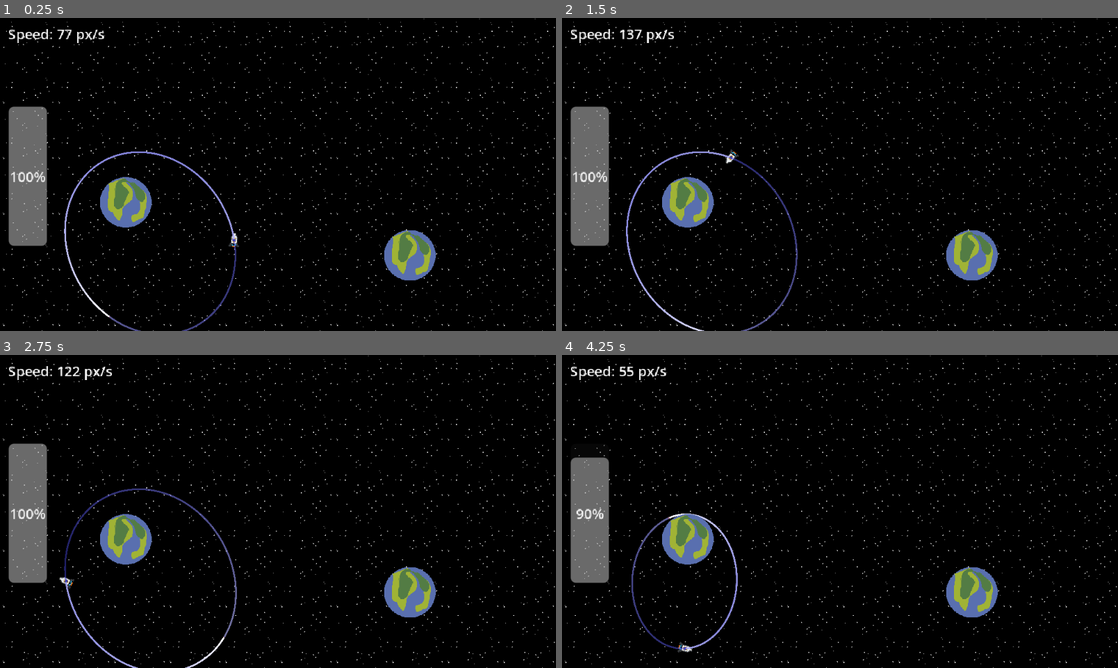
Above: before the commit, frames 1-4 (two rows, left to right).
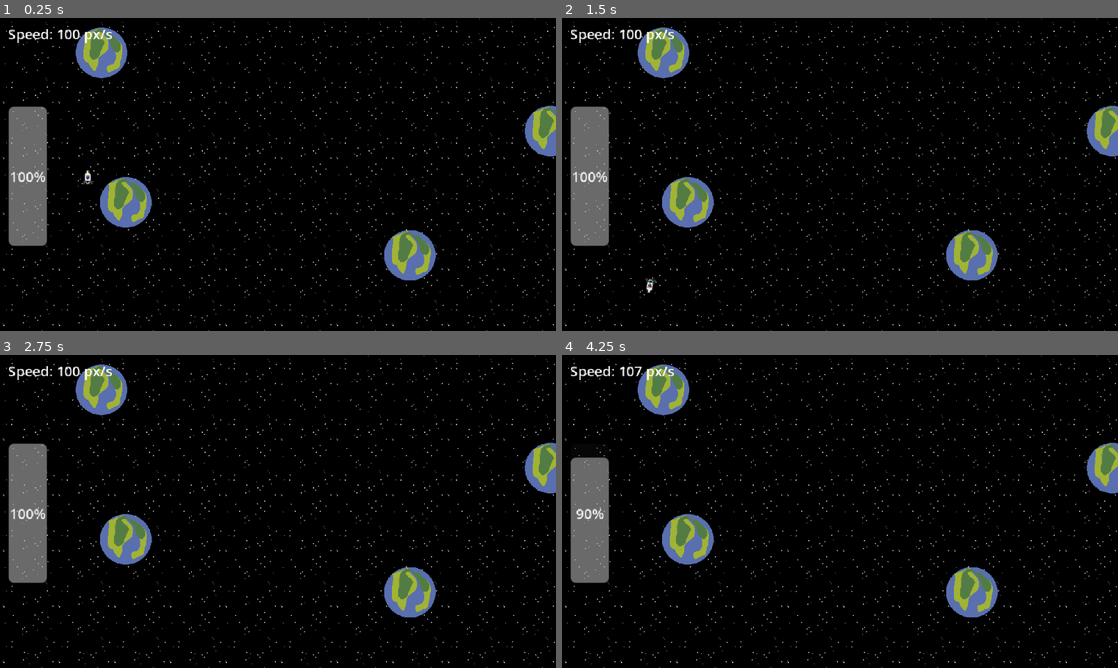
Above: after the commit, the same moments.

Repository: herboh/nBody
Game: Godot game, scene res://scene/main.tscn
Two runs of this game, one before a commit and one after it. Both use one fixed random seed, a clock stepped at 60 frames per second and the inputs below.
Inputs:
- Up to frame 1 (0.25 s): no input
- Up to frame 2 (1.5 s): hold Right (turn_right) 0.53-1.28 s; hold Left (turn_left) from 1.28 s (still down)
- Up to frame 3 (2.75 s): release Left (turn_left) at 2.03 s; hold Right (turn_right) from 2.03 s (still down)
- Up to frame 4 (4.25 s): release Right (turn_right) at 2.78 s; hold Space (thrust) 2.78-3.53 s; hold Left (turn_left) from 3.53 s (still down)

The runs differ from the first frame. In frame 1, 2.8% of the frame differs, in the area x 10-100%, y 2-100%; in frame 2, 2.7%; in frame 3, 2.6%; in frame 4, 2.6%.
Error after the commit: Invalid call. Nonexistent function 'get_mass' in base 'StaticBody2D (planet.tscn::GDScript_mgll2)'. (res://script/OrbitalPhysics.gd:163)

Commit message:
cleaned up - but broken - revert for messy + functional

Diff:
--- a/scene/main.tscn
+++ b/scene/main.tscn
@@ -6,6 +6,7 @@
 [ext_resource type="PackedScene" uid="uid://eqv106qo08fm" path="res://scene/planet.tscn" id="3_brvut"]
 [ext_resource type="Script" uid="uid://cd0kmh7fxfeko" path="res://script/OrbitDebug.gd" id="4_brvut"]
 [ext_resource type="Script" uid="uid://ccey22v3wjvvc" path="res://script/TrajectoryLine.gd" id="5_4j5ol"]
+[ext_resource type="Script" uid="uid://8v5m3eriooar" path="res://script/UI.gd" id="7_p1hux"]
 
 [node name="Main" type="Node2D"]
 
@@ -38,10 +39,17 @@
 [node name="Planet2" parent="SolarSystem" instance=ExtResource("3_brvut")]
 position = Vector2(144, 212)
 
+[node name="Planet3" parent="SolarSystem" instance=ExtResource("3_brvut")]
+position = Vector2(116, 40)
+
+[node name="Planet4" parent="SolarSystem" instance=ExtResource("3_brvut")]
+position = Vector2(633, 130)
+
 [node name="Camera2D" type="Camera2D" parent="."]
 position = Vector2(320, 180)
 
 [node name="UI" type="CanvasLayer" parent="."]
+script = ExtResource("7_p1hux")
 
 [node name="Fuel" type="ProgressBar" parent="UI"]
 custom_minimum_size = Vector2(20, 20)
--- a/script/OrbitalPhysics.gd
+++ b/script/OrbitalPhysics.gd
@@ -1,10 +1,28 @@
+# OrbitalPhysics.gd - Streamlined physics + orbital analysis
 extends Node
 
-# Simplified Orbital Physics System
-const GRAVITY_CONSTANT: float = 1000.0
+# === CORE PHYSICS CONSTANTS ===
+const GRAVITY_CONSTANT: float = 200.0
 const MIN_DISTANCE: float = 2.0
-const SOFTENING_FACTOR: float = 12.0
-
+
+# Gravity influence system
+const INFLUENCE_RADIUS_MULTIPLIER: float = 3.5
+const GRAVITY_FALLOFF_RATE: float = 0.8
+
+# Orbital classification thresholds
+const STABLE_ECCENTRICITY_THRESHOLD: float = 0.2
+const ELLIPTICAL_ECCENTRICITY_THRESHOLD: float = 0.8
+const CRASH_RADIUS_MULTIPLIER: float = 1.5
+const STABLE_DISTANCE_MULTIPLIER: float = 3.0
+const SAFE_PERIAPSIS_MULTIPLIER: float = 2.0
+
+# Analysis caching (built-in OrbitalAnalyzer functionality)
+const POSITION_THRESHOLD: float = 5.0
+const VELOCITY_THRESHOLD: float = 10.0
+const MIN_ANALYSIS_INTERVAL: float = 0.1
+const MAX_ANALYSIS_INTERVAL: float = 1.0
+
+# === DATA STRUCTURES ===
 enum OrbitalState { UNKNOWN, STABLE, ELLIPTICAL, DECAY, ESCAPE }
 
 class OrbitalData:
@@ -15,8 +33,19 @@
 	var primary: Node2D = null
 	var is_stable: bool = false
 
+# === ORBITAL ANALYSIS CACHE ===
+var _cached_orbital_data: OrbitalData
+var _last_analysis_position: Vector2
+var _last_analysis_velocity: Vector2
+var _last_analysis_time: float = 0.0
+
+func _ready():
+	_cached_orbital_data = OrbitalData.new()
+
+# === CORE PHYSICS FUNCTIONS ===
+
 func get_gravity_at(pos: Vector2, sources: Array) -> Vector2:
-	"""Calculate gravitational acceleration with distance-based influence limiting"""
+	"""Calculate gravitational acceleration at position"""
 	var accel := Vector2.ZERO
 
 	for source in sources:
@@ -24,34 +53,102 @@
 			continue
 
 		var delta: Vector2 = source.global_position - pos
-		var dist: float = delta.length()
-		dist = max(dist, MIN_DISTANCE)
-
-		# Get planet radius for influence calculation
-		var planet_radius: float = 50.0
-		if source.has_method("get_radius"):
-			planet_radius = source.get_radius()
-		elif "radius" in source:
-			planet_radius = source.radius
-
-		# Define influence radius (3-4x planet radius for local dominance)
-		var influence_radius: float = planet_radius * 3.5
-
-		# Calculate base gravity
-		var base_acceleration: float = GRAVITY_CONSTANT * source.mass / (dist * dist)
-
-		# Apply smooth falloff beyond influence radius
+		var dist: float = max(delta.length(), MIN_DISTANCE)
+
+		var planet_radius: float = source.get_radius()
+		var planet_mass: float = source.get_mass()
+		var influence_radius: float = planet_radius * INFLUENCE_RADIUS_MULTIPLIER
+
+		# Base gravity with smooth falloff
+		var base_acceleration: float = GRAVITY_CONSTANT * planet_mass / (dist * dist)
 		var influence_factor: float = 1.0
+
 		if dist > influence_radius:
-			# Smooth exponential falloff beyond influence radius
 			var excess_distance: float = dist - influence_radius
-			var falloff_rate: float = 7  # Adjust this for how quickly gravity fades
-			influence_factor = exp(-falloff_rate * excess_distance)
-
-		var acceleration_magnitude: float = base_acceleration * influence_factor
-		accel += delta.normalized() * acceleration_magnitude
+			influence_factor = exp(-GRAVITY_FALLOFF_RATE * excess_distance)
+
+		accel += delta.normalized() * base_acceleration * influence_factor
 
 	return accel
+
+func predict_trajectory_verlet(pos: Vector2, vel: Vector2, sources: Array, total_time: float, steps: int) -> PackedVector2Array:
+	"""Predict trajectory using Velocity-Verlet integration"""
+	var points: PackedVector2Array = PackedVector2Array()
+	points.append(pos)
+
+	if steps <= 0 or total_time <= 0:
+		return points
+
+	var dt: float = total_time / float(steps)
+	var current_pos: Vector2 = pos
+	var current_vel: Vector2 = vel
+	var current_accel: Vector2 = get_gravity_at(current_pos, sources)
+
+	for i in range(steps):
+		# Velocity-Verlet step
+		current_pos += current_vel * dt + 0.5 * current_accel * dt * dt
+		var new_accel: Vector2 = get_gravity_at(current_pos, sources)
+		current_vel += 0.5 * (current_accel + new_accel) * dt
+		current_accel = new_accel
+
+		points.append(current_pos)
+
+		# Check for collisions
+		for source in sources:
+			if not source:
+				continue
+			var collision_radius: float = source.get_radius() * 0.5
+			if (current_pos - source.global_position).length() < collision_radius:
+				return points
+
+	return points
+
+func place_in_orbit(body: RigidBody2D, planet: Node2D, radius: float) -> void:
+	"""Place body in circular orbit around planet"""
+	body.global_position = planet.global_position + Vector2.LEFT * radius
+	var speed: float = sqrt(GRAVITY_CONSTANT * planet.get_mass() / radius)
+	body.linear_velocity = Vector2.UP * speed
+
+# === ORBITAL ANALYSIS WITH CACHING ===
+
+func should_update_analysis(ship_pos: Vector2, ship_vel: Vector2) -> bool:
+	"""Check if orbital analysis needs updating"""
+	var time_now = Time.get_unix_time_from_system()
+	var time_elapsed = time_now - _last_analysis_time
+
+	# Force update after max interval
+	if time_elapsed > MAX_ANALYSIS_INTERVAL:
+		return true
+
+	# Skip if minimum interval hasn't passed
+	if time_elapsed < MIN_ANALYSIS_INTERVAL:
+		return false
+
+	# Check for significant movement
+	var pos_delta = (ship_pos - _last_analysis_position).length()
+	var vel_delta = (ship_vel - _last_analysis_velocity).length()
+
+	return pos_delta > POSITION_THRESHOLD or vel_delta > VELOCITY_THRESHOLD
+
+func update_orbital_analysis(ship: RigidBody2D, planets: Array) -> OrbitalData:
+	"""Update orbital analysis with smart caching"""
+	if not should_update_analysis(ship.global_position, ship.linear_velocity):
+		return _cached_orbital_data
+
+	# Perform new analysis
+	_cached_orbital_data = analyze_orbit(ship.global_position, ship.linear_velocity, planets)
+
+	# Update cache tracking
+	_last_analysis_position = ship.global_position
+	_last_analysis_velocity = ship.linear_velocity
+	_last_analysis_time = Time.get_unix_time_from_system()
+
+	return _cached_orbital_data
+
+func get_cached_orbital_data() -> OrbitalData:
+	"""Get cached orbital data without triggering analysis"""
+	return _cached_orbital_data
+
 func analyze_orbit(pos: Vector2, vel: Vector2, sources: Array) -> OrbitalData:
 	"""Analyze orbital characteristics relative to primary body"""
 	var data := OrbitalData.new()
@@ -63,7 +160,7 @@
 			continue
 
 		var dist: float = (pos - body.global_position).length()
-		var influence: float = body.mass / (dist * dist)
+		var influence: float = body.get_mass() / (dist * dist)
 		if influence > max_influence:
 			max_influence = influence
 			data.primary = body
@@ -71,42 +168,37 @@
 	if not data.primary:
 		return data
 
-	# Calculate orbital parameters relative to primary
+	# Calculate orbital parameters
 	var r: Vector2 = pos - data.primary.global_position
 	var dist: float = r.length()
-	var mu: float = GRAVITY_CONSTANT * data.primary.mass
+	var mu: float = GRAVITY_CONSTANT * data.primary.get_mass()
 
 	# Specific orbital energy
 	data.energy = 0.5 * vel.length_squared() - mu / dist
 
-	# Eccentricity vector calculation
+	# Eccentricity calculation
 	var v_squared: float = vel.length_squared()
 	var r_dot_v: float = r.dot(vel)
 	var e_vec: Vector2 = ((v_squared - mu/dist) * r - r_dot_v * vel) / mu
 	data.eccentricity = e_vec.length()
 
-	# Get body radius for collision detection
-	var body_radius: float = 50.0  # Default
-	if data.primary.has_method("get_radius"):
-		body_radius = data.primary.get_radius()
-	elif "radius" in data.primary:
-		body_radius = data.primary.radius
+	var body_radius: float = data.primary.get_radius()
 
 	# Calculate periapsis for bound orbits
 	var periapsis: float = INF
 	if data.energy < 0 and data.eccentricity < 1.0:
-		var a: float = -mu / (2.0 * data.energy)  # Semi-major axis
+		var a: float = -mu / (2.0 * data.energy)
 		periapsis = a * (1.0 - data.eccentricity)
 
 	# Classify orbital state
 	if data.energy >= 0:
 		data.state = OrbitalState.ESCAPE
-	elif periapsis < body_radius * 1.5:  # Will crash
+	elif periapsis < body_radius * CRASH_RADIUS_MULTIPLIER:
 		data.state = OrbitalState.DECAY
-	elif data.eccentricity < 0.2 and dist > body_radius * 3.0:
+	elif data.eccentricity < STABLE_ECCENTRICITY_THRESHOLD and dist > body_radius * STABLE_DISTANCE_MULTIPLIER:
 		data.state = OrbitalState.STABLE
 		data.is_stable = true
-	elif data.eccentricity < 0.8 and periapsis > body_radius * 2.0:
+	elif data.eccentricity < ELLIPTICAL_ECCENTRICITY_THRESHOLD and periapsis > body_radius * SAFE_PERIAPSIS_MULTIPLIER:
 		data.state = OrbitalState.ELLIPTICAL
 		data.is_stable = true
 	else:
@@ -119,84 +211,8 @@
 
 	return data
 
-func predict_trajectory_verlet(pos: Vector2, vel: Vector2, sources: Array, total_time: float, steps: int) -> PackedVector2Array:
-	"""Predict trajectory using Velocity-Verlet integration with all gravitational sources"""
-	var points: PackedVector2Array = PackedVector2Array()
-	points.append(pos)
-
-	if steps <= 0 or total_time <= 0:
-		return points
-
-	var dt: float = total_time / float(steps)
-	var current_pos: Vector2 = pos
-	var current_vel: Vector2 = vel
-	var current_accel: Vector2 = get_gravity_at(current_pos, sources)
-
-	for i in range(steps):
-		# Velocity-Verlet integration
-		# Position: x(t+dt) = x(t) + v(t)*dt + 0.5*a(t)*dt^2
-		current_pos += current_vel * dt + 0.5 * current_accel * dt * dt
-		var new_accel: Vector2 = get_gravity_at(current_pos, sources)
-
-		# Velocity: v(t+dt) = v(t) + 0.5*(a(t) + a(t+dt))*dt
-		current_vel += 0.5 * (current_accel + new_accel) * dt
-		current_accel = new_accel
-
-		points.append(current_pos)
-
-		# Check for collisions with any gravitational body
-		for source in sources:
-			if not source:
-				continue
-
-			var collision_radius: float = 25.0  # Default
-			if source.has_method("get_radius"):
-				collision_radius = source.get_radius()
-			elif "radius" in source:
-				collision_radius = source.radius
-
-			var distance_to_body: float = (current_pos - source.global_position).length()
-			if distance_to_body < collision_radius * 0.5:  # Small margin for collision
-				return points
-
-	return points
-
-func place_in_orbit(body: RigidBody2D, planet: Node2D, radius: float) -> void:
-	"""Place body in circular orbit around planet"""
-	body.global_position = planet.global_position + Vector2.LEFT * radius
-
-	# Get planet mass
-	var planet_mass: float = 0.0
-	if "mass" in planet:
-		planet_mass = planet.mass
-	elif planet.has_method("get_mass"):
-		planet_mass = planet.get_mass()
-
-	# Calculate circular orbital velocity
-	var speed: float = sqrt(GRAVITY_CONSTANT * planet_mass / radius)
-	body.linear_velocity = Vector2.UP * speed
-
-	# Set angular velocity if supported
-	if body.has_method("set_angular_velocity"):
-		var angular_vel: float = speed / radius
-		body.angular_velocity = angular_vel
-
-# Helper function to get recommended orbital parameters for your scale
-func get_stable_orbit_params(planet_mass: float, desired_radius: float) -> Dictionary:
-	"""Get recommended parameters for stable orbits at 640x360 scale"""
-	var speed: float = sqrt(GRAVITY_CONSTANT * planet_mass / desired_radius)
-	var period: float = 2.0 * PI * sqrt(pow(desired_radius, 3) / (GRAVITY_CONSTANT * planet_mass))
-
-	return {
-		"orbital_speed": speed,
-		"orbital_period": period,
-		"recommended_ship_mass": 1.0,  # Light ships are easier to control
-		"safe_minimum_radius": 26.0,   # Just above surface for close orbits
-		"recommended_radius_range": Vector2(30.0, 120.0)  # From surface-skimming to distant
-	}
-
 func get_status_text(data: OrbitalData) -> String:
-	"""Generate status text for UI display"""
+	"""Generate orbital status display text"""
 	var status: String
 	match data.state:
 		OrbitalState.STABLE:
--- a/script/Planet.gd
+++ b/script/Planet.gd
@@ -6,6 +6,7 @@
 func _ready():
 	pass
 
+# Consistent interface - always use these methods
 func get_radius() -> float:
 	return radius
 
--- a/script/SolarSystem.gd
+++ b/script/SolarSystem.gd
@@ -1,41 +1,49 @@
+# SolarSystem.gd - Clean coordinator using streamlined OrbitalPhysics
 extends Node2D
 
-@onready var ui = $"../UI"
 @onready var ship: RigidBody2D = $Ship
 @onready var trajectory_line = $TrajectoryLine
+@onready var ui_manager = $UIManager
 
-var planets: Array = []  # Array of Planet nodes
-var orbital_data: OrbitalPhysics.OrbitalData
-var analysis_timer: float = 0.0
+var planets: Array[Node2D] = []
 
 func _ready():
-	for child in get_children():
-		if child.has_method("get_radius") and child.has_method("get_global_position"):
-			planets.append(child)
-			print("Found planet: ", child.name)
+	discover_planets()
+	place_ship()
+	setup_trajectory_system()
 
+func place_ship():
 	if planets.size() > 0:
 		OrbitalPhysics.place_in_orbit(ship, planets[0], 200.0)
 
+func discover_planets():
+	planets.clear()
+	for child in get_children():
+		if child.has_method("get_radius") and child.has_method("get_mass"):
+			planets.append(child)
+
+func setup_trajectory_system():
 	trajectory_line.ship = ship
 	trajectory_line.physics_world = self
 
-	orbital_data = OrbitalPhysics.OrbitalData.new()
+func _physics_process(delta: float):
+	apply_gravitational_forces(delta)
+	update_orbital_analysis()
 
-func _physics_process(delta: float):
-	# Apply gravity
-	var impulse: Vector2 = OrbitalPhysics.get_gravity_at(ship.global_position, planets) * ship.mass * delta
+func apply_gravitational_forces(delta: float):
+	var gravity_acceleration = OrbitalPhysics.get_gravity_at(ship.global_position, planets)
+	var impulse = gravity_acceleration * ship.mass * delta
 	ship.apply_central_impulse(impulse)
 
-	# Update analysis periodically
-	analysis_timer += delta
-	if analysis_timer >= 0.1:
-		analysis_timer = 0.0
-		orbital_data = OrbitalPhysics.analyze_orbit(ship.global_position, ship.linear_velocity, planets)
+func update_orbital_analysis():
+	OrbitalPhysics.update_orbital_analysis(ship, planets)
 
-	# Update UI
-	ui.get_node("Fuel").value = ship.current_fuel
-	ui.get_node("Speed").text = "Speed: %.0f px/s" % ship.linear_velocity.length()
+# Public interface for other systems
+func get_ship() -> RigidBody2D:
+	return ship
 
-func get_planets() -> Array:
+func get_planets() -> Array[Node2D]:
 	return planets
+
+func get_current_orbital_data() -> OrbitalPhysics.OrbitalData:
+	return OrbitalPhysics.get_cached_orbital_data()
--- a/script/TrajectoryLine.gd
+++ b/script/TrajectoryLine.gd
@@ -1,64 +1,80 @@
+# TrajectoryLine.gd - Simplified with looser coupling
 extends Line2D
 
 @export var prediction_time_fallback: float = 12.0
 @export var max_points: int = 600
-@export var use_primary_only: bool = false
 @export var adaptive_time_step: bool = true
+@export var update_interval: float = 0.04  # Made configurable
 
 var ship: RigidBody2D
 var physics_world: Node
-var _grad := Gradient.new()
 var _update_timer: float = 0.0
+
+var _last_ship_position: Vector2
+var _last_ship_velocity: Vector2
+var _cached_path: PackedVector2Array
+
+const MOVEMENT_THRESHOLD: float = 3.0
+const VELOCITY_THRESHOLD: float = 15.0
 
 func _ready():
 	width = 2.0
 	joint_mode = Line2D.LINE_JOINT_ROUND
-	_grad.add_point(0.0, Color(1,1,1,0.8))
-	_grad.add_point(0.7, Color(0.3,0.3,1,0.4))
-	_grad.add_point(1.0, Color(0.8,0.1,0.1,0.1))
-	gradient = _grad
+
+	var grad = Gradient.new()
+	grad.add_point(0.0, Color(1, 1, 1, 0.8))      # Bright start
+	grad.add_point(0.7, Color(0.3, 0.3, 1, 0.4))   # Blue middle
+	grad.add_point(1.0, Color(0.8, 0.1, 0.1, 0.1)) # Red fade end
+	gradient = grad
 
 func _process(delta: float):
-	if not ship or not physics_world:
-		return
-
-	# Update every 3 frames instead of every frame for performance
 	_update_timer += delta
-	if _update_timer < 0.04:
+	if _update_timer < update_interval:
 		return
 	_update_timer = 0.0
+	update_trajectory()
+
+func should_update_trajectory() -> bool:
+	if not ship:
+		return false
+
+	var pos_delta = (ship.global_position - _last_ship_position).length()
+	var vel_delta = (ship.linear_velocity - _last_ship_velocity).length()
+
+	return pos_delta > MOVEMENT_THRESHOLD or vel_delta > VELOCITY_THRESHOLD
+
+func update_trajectory():
+	if not should_update_trajectory():
+		return
 
 	clear_points()
 
-	var planets: Array = physics_world.get_planets()
+	var planets = get_planets_safely()
 	if planets.is_empty():
 		return
 
-	# Analyze current orbit to get primary + period
-	var data: OrbitalPhysics.OrbitalData = OrbitalPhysics.analyze_orbit(ship.global_position, ship.linear_velocity, planets)
-	var horizon: float = prediction_time_fallback
-	if data and data.primary and data.period > 0.0:
-		horizon = clamp(data.period * 1.5, 5.0, 60.0)
+	var path = calculate_trajectory_path(planets)
+	if path.size() < 2:
+		return
 
-	# Match physics tick for better agreement
-	# Calculate adaptive time step
-	var dt: float = 1.0 / float(Engine.physics_ticks_per_second)
-	if adaptive_time_step:
-		var speed: float = ship.linear_velocity.length()
-		var min_distance_to_planet: float = INF
+	_last_ship_position = ship.global_position
+	_last_ship_velocity = ship.linear_velocity
+	_cached_path = path
 
-		for planet in planets:
-			var dist: float = (ship.global_position - planet.global_position).length()
-			min_distance_to_planet = min(min_distance_to_planet, dist)
+	for point in path:
+		add_point(point)
 
-		# Smaller time steps when moving fast or close to planets
-		var speed_factor: float = clamp(speed / 200.0, 0.5, 2.0)
-		var proximity_factor: float = clamp(300.0 / min_distance_to_planet, 0.5, 3.0)
-		dt = dt / (speed_factor * proximity_factor)
+func get_planets_safely() -> Array:
+	"""Safely get planets from physics world"""
+	if physics_world and physics_world.has_method("get_planets"):
+		return physics_world.get_planets()
+	return []
 
-	var steps: int = int(clamp(horizon / dt, 50, max_points))
+func calculate_trajectory_path(planets: Array) -> PackedVector2Array:
+	var horizon = calculate_prediction_horizon(planets)
+	var steps = calculate_optimal_steps(horizon)
 
-	var path: PackedVector2Array = OrbitalPhysics.predict_trajectory_verlet(
+	return OrbitalPhysics.predict_trajectory_verlet(
 		ship.global_position,
 		ship.linear_velocity,
 		planets,
@@ -66,8 +82,31 @@
 		steps
 	)
 
-	if path.size() < 2:
-		return
+func calculate_prediction_horizon(planets: Array) -> float:
+	if not physics_world or not physics_world.has_method("get_current_orbital_data"):
+		return prediction_time_fallback
 
-	for p: Vector2 in path:
-		add_point(p)
+	var orbital_data = physics_world.get_current_orbital_data()
+	if orbital_data and orbital_data.primary and orbital_data.period > 0.0:
+		return clamp(orbital_data.period * 1.5, 5.0, 60.0)
+
+	return prediction_time_fallback
+
+func calculate_optimal_steps(horizon: float) -> int:
+	var dt = 1.0 / float(Engine.physics_ticks_per_second)
+	return int(clamp(horizon / dt, 50, max_points))
+
+func get_minimum_planet_distance() -> float:
+	var planets = get_planets_safely()
+	var min_distance = INF
+	for planet in planets:
+		var distance = (ship.global_position - planet.global_position).length()
+		min_distance = min(min_distance, distance)
+	return min_distance
+
+# Optional: Force immediate update (useful for sudden velocity changes)
+func force_update():
+	"""Force immediate trajectory recalculation"""
+	_last_ship_position = Vector2.ZERO
+	_last_ship_velocity = Vector2.ZERO
+	update_trajectory()
--- /dev/null
+++ b/script/UI.gd
@@ -0,0 +1,70 @@
+# UI.gd - Sibling node that handles all UI updates
+extends CanvasLayer
+
+@export var ui_update_interval: float = 0.05  # 20 FPS for UI
+
+var fuel_bar: ProgressBar
+var speed_label: Label
+var status_label: Label
+var ui_timer: float = 0.0
+
+var solar_system: Node2D  # Reference to sibling SolarSystem node
+
+func _ready():
+	initialize_ui_elements()
+	find_solar_system()
+
+func initialize_ui_elements():
+	"""Find and cache UI element references in CanvasLayer children"""
+	# CanvasLayer UI elements are typically nested under child Control nodes
+	fuel_bar = find_child("Fuel") if find_child("Fuel") else null
+	speed_label = find_child("Speed") if find_child("Speed") else null
+	status_label = find_child("Status") if find_child("Status") else null
+
+	print("UI initialized - Fuel: %s, Speed: %s, Status: %s" % [
+		"✓" if fuel_bar else "✗",
+		"✓" if speed_label else "✗",
+		"✓" if status_label else "✗"
+	])
+
+func find_solar_system():
+	"""Locate the SolarSystem sibling node"""
+	solar_system = get_node("../SolarSystem") if has_node("../SolarSystem") else null
+	if not solar_system:
+		print("Warning: Could not find SolarSystem sibling node")
+
+func _process(delta: float):
+	if not solar_system:
+		return
+
+	ui_timer += delta
+	if ui_timer < ui_update_interval:
+		return
+	ui_timer = 0.0
+
+	update_ui()
+
+func update_ui():
+	"""Update all UI elements with current game data"""
+	var ship = solar_system.get_ship()
+	if not ship:
+		return
+
+	# Update fuel display
+	if fuel_bar:
+		fuel_bar.value = ship.current_fuel
+
+	# Update speed display
+	if speed_label:
+		var speed = ship.linear_velocity.length()
+		speed_label.text = "Speed: %.0f px/s" % speed
+
+	# Update orbital status using cached data from OrbitalPhysics
+	if status_label:
+		var orbital_data = OrbitalPhysics.get_cached_orbital_data()
+		status_label.text = OrbitalPhysics.get_status_text(orbital_data)
+
+# Optional: Manual refresh method for immediate updates
+func force_update():
+	"""Force immediate UI update"""
+	ui_timer = ui_update_interval  # Trigger update on next frame
Not shown: 1 places in scene/main.tscn that only renumber resources
